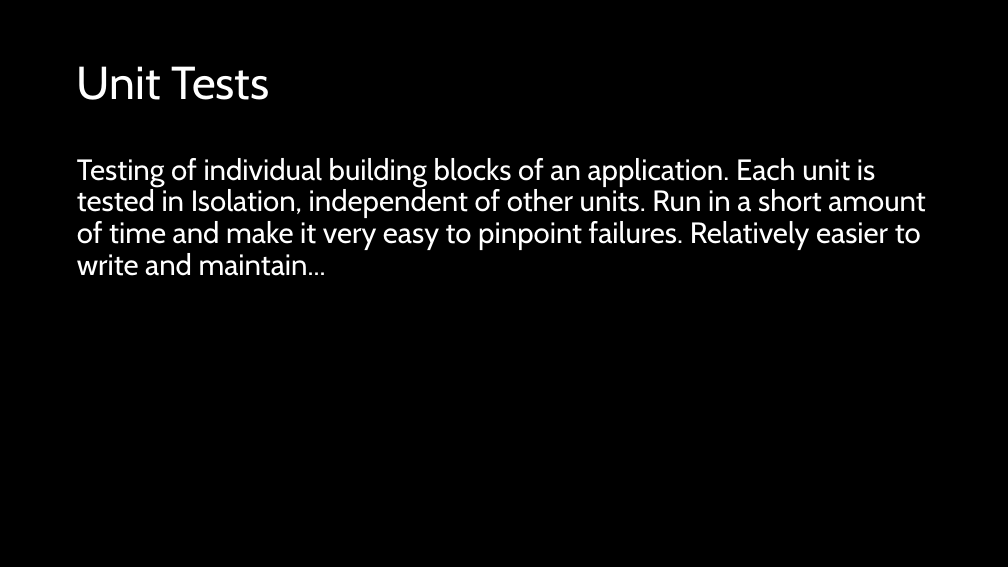
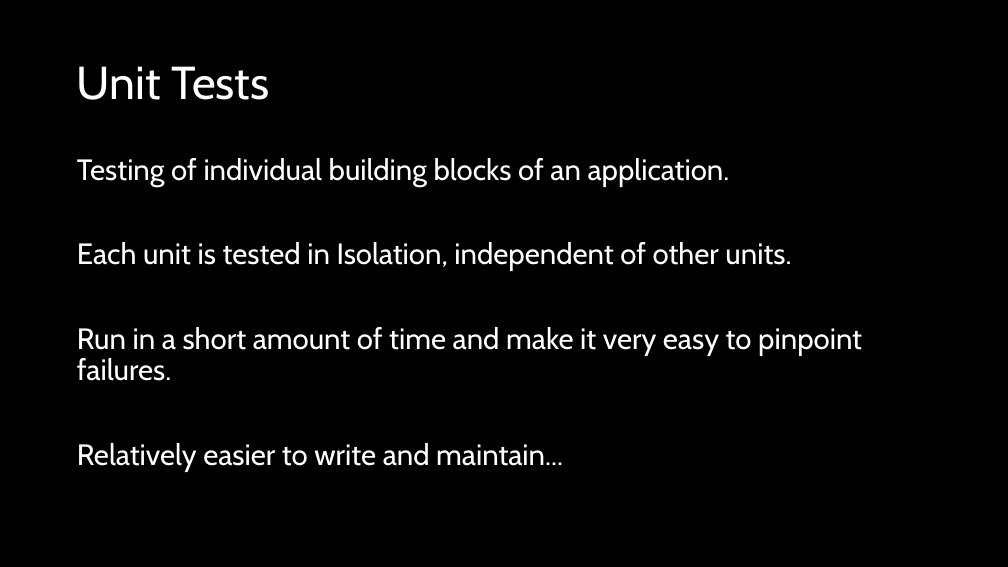
Before and after one commit to natiquekeyin/fall2024, a slide deck: slide 10 of JavaScript/Week12/Week12.pptx. Drawn at 1008x567 pixels with LibreOffice and Linux fonts; fonts in the diff are those of the drawing. Boxes give left, top, right and bottom in pixels: in the first picture for what was removed or moved away, otherwise in the second. Text is boxed around its words. In the diff, an @@ line names an element or a change of style, - is before the commit and + after.

Commit message:
testingStart

```diff
--- a/JavaScript/Week12/Week12.pptx
+++ b/JavaScript/Week12/Week12.pptx
@@ text at bbox=[77, 158, 862, 472]: text changed @@
-Testing of individual building blocks of an application. Each unit is tested in Isolation, independent of other units. Run in a short amount of time and make it very easy to pinpoint failures. Relatively easier to write and maintain...
+Testing of individual building blocks of an application.
+Each unit is tested in Isolation, independent of other units.
+Run in a short amount of time and make it very easy to pinpoint failures.
+Relatively easier to write and maintain...
```
Also in this commit, not shown: 3 other slides changed, 2 other files.
